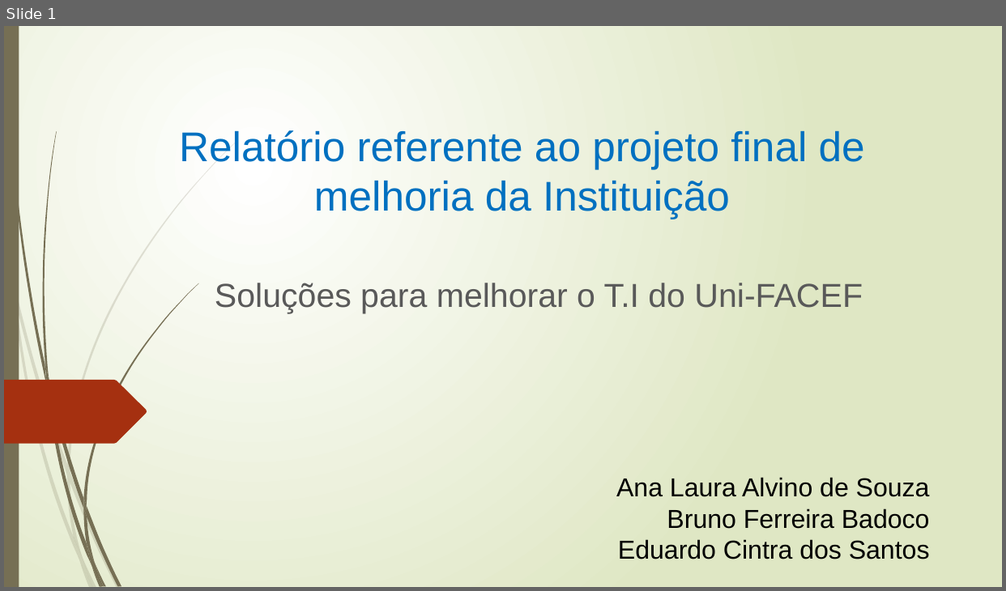
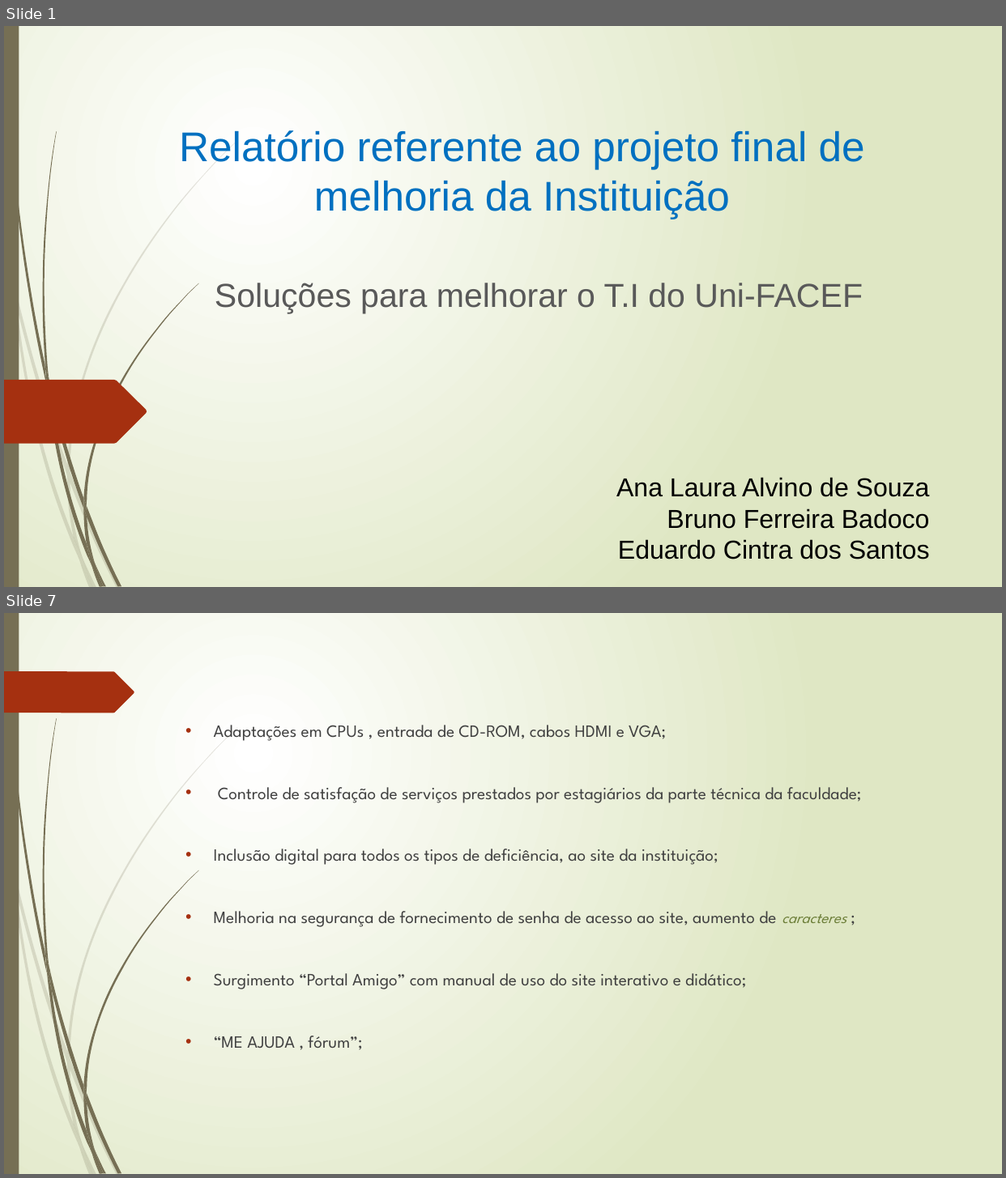
Before and after one commit to AnaLauraA/trab, a slide deck: relatorio.pptx. Shown one above the other, each under a label of ours: slide 1 before the commit, slides 1 and 7 after it; the slides between them are not shown. The pictures are 1006x591 and 1006x1178 pixels, drawn with LibreOffice and Linux fonts; fonts in the diff are those of the drawing. Boxes give left, top, right and bottom in pixels: in the first picture for what was removed or moved away, otherwise in the second. Text is boxed around its words. In the diff, an @@ line names an element or a change of style, - is before the commit and + after.

```diff
--- a/relatorio.pptx
+++ b/relatorio.pptx
@@ slide 7 added at (4,613,1002,1174), background gradient #FFFFFF to #DFE8C4; not listed: 23 template elements that a slide beside it also shows @@
@@ freeform shape added at (4,671,134,713), fill #A53010 @@
@@ text added at (214,725,862,1050), 16.6 pt, text #404040 @@
+• Adaptações em CPUs , entrada de CD-ROM, cabos HDMI e VGA;
+• Controle de satisfação de serviços prestados por estagiários da parte técnica da faculdade;
+• Inclusão digital para todos os tipos de deficiência, ao site da instituição;
+• Melhoria na segurança de fornecimento de senha de acesso ao site, aumento de caracteres ;
+• Surgimento “Portal Amigo” com manual de uso do site interativo e didático;
+• “ME AJUDA , fórum”;
```
Also in this commit, not shown: 7 slides changed, 2 other slides added, 1 slide removed, 1 other file.
